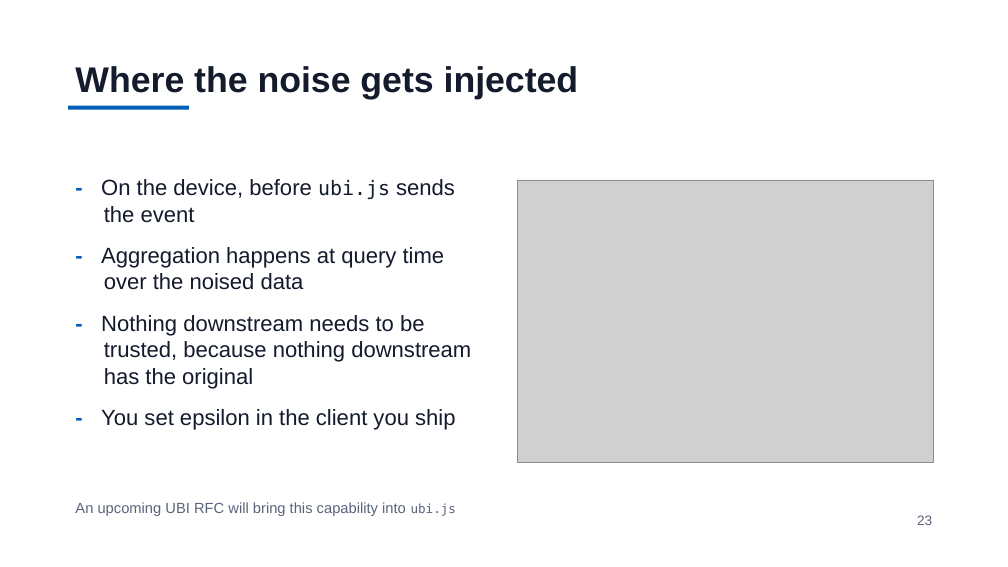
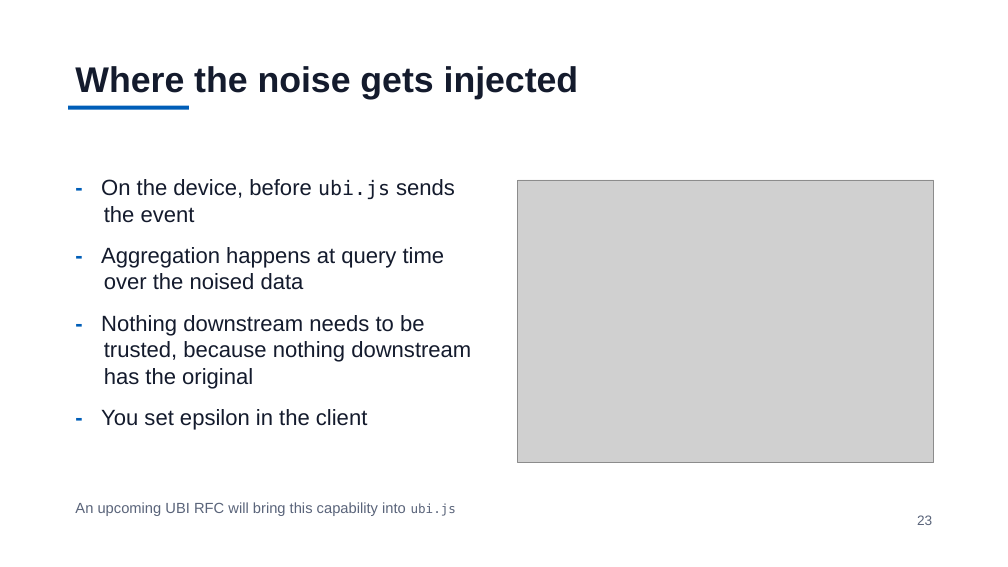
Before and after one commit to jzonthemtn/ldp-for-search, a slide deck: slide 23 of ldp_for_search_slides.pptx. Drawn at 1008x567 pixels with LibreOffice and Linux fonts; fonts in the diff are those of the drawing; grey boxes stand for pictures. Boxes give left, top, right and bottom in pixels: in the first picture for what was removed or moved away, otherwise in the second. Text is boxed around its words. In the diff, an @@ line names an element or a change of style, - is before the commit and + after.

```diff
--- a/ldp_for_search_slides.pptx
+++ b/ldp_for_search_slides.pptx
@@ text at (x1=101, y1=409, x2=367, y2=430): text changed @@
-- You set epsilon in the client you ship
+- You set epsilon in the client
```
Also in this commit, not shown: 3 other slides changed, 2 other files.
